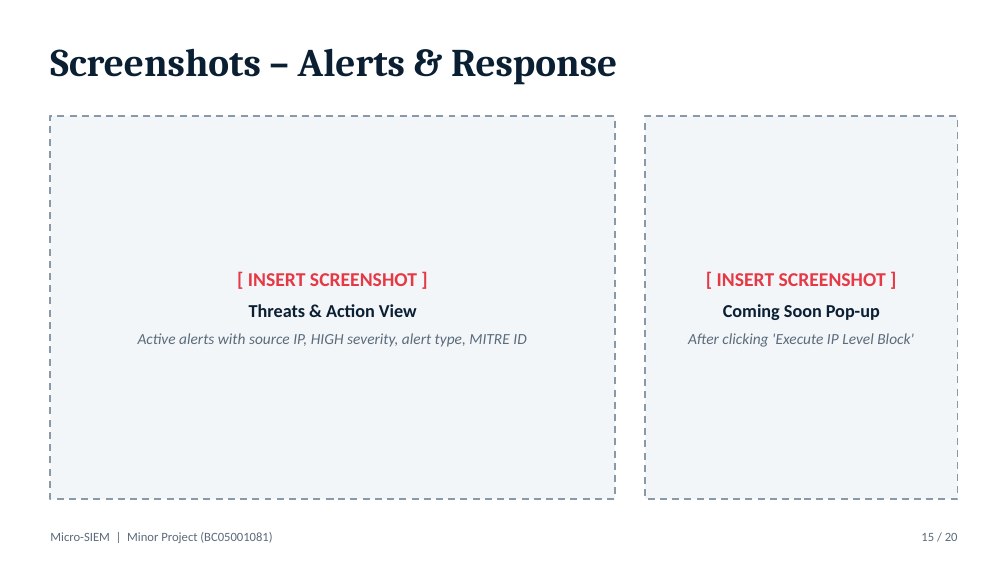
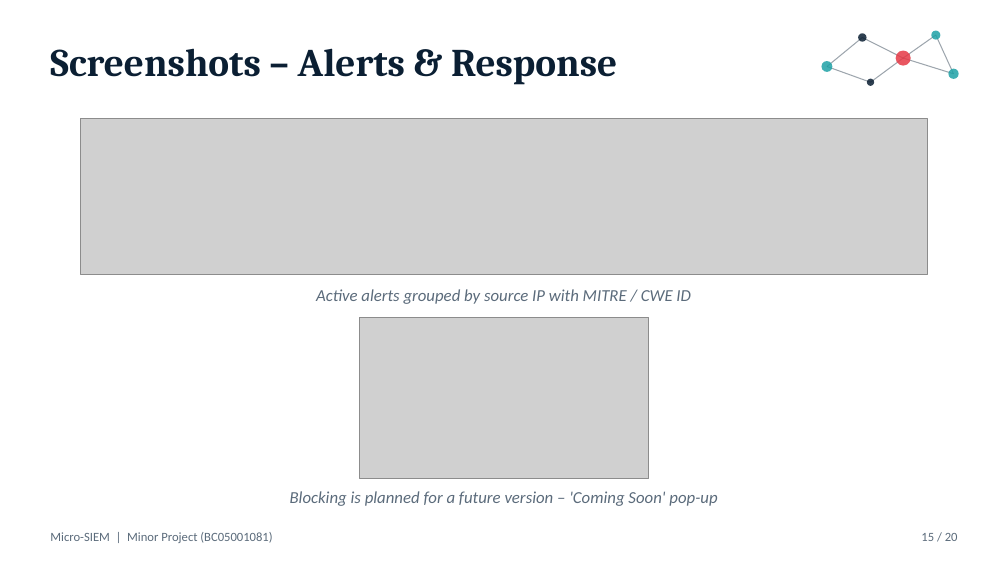
Before and after one commit to jay-sorathiya1/micro-siem, a slide deck: slide 15 of docs/Micro-SIEM.pptx. Drawn at 1008x567 pixels with LibreOffice and Linux fonts; fonts in the diff are those of the drawing; grey boxes stand for pictures. Boxes give left, top, right and bottom in pixels: in the first picture for what was removed or moved away, otherwise in the second. Text is boxed around its words. In the diff, an @@ line names an element or a change of style, - is before the commit and + after.

```diff
--- a/docs/Micro-SIEM.pptx
+++ b/docs/Micro-SIEM.pptx
@@ line added from (827, 67) to (862, 37), #0B1F33 0.75 pt @@
@@ ellipse added at (858,33,866,41), fill #0B1F33 at 85% opacity @@
@@ line added from (862, 37) to (903, 58), #0B1F33 0.75 pt @@
@@ line added from (871, 83) to (903, 58), #0B1F33 0.75 pt @@
@@ ellipse added at (895,50,910,66), fill #E63946 at 85% opacity @@
@@ line added from (903, 58) to (935, 35), #0B1F33 0.75 pt @@
@@ line added from (903, 58) to (954, 74), #0B1F33 0.75 pt @@
@@ ellipse added at (931,30,940,39), fill #1FA2A6 at 85% opacity @@
@@ line added from (935, 35) to (954, 74), #0B1F33 0.75 pt @@
@@ ellipse added at (822,61,833,73), fill #1FA2A6 at 85% opacity @@
@@ line added from (827, 67) to (871, 83), #0B1F33 0.75 pt @@
@@ ellipse added at (867,79,874,86), fill #0B1F33 at 85% opacity @@
@@ ellipse added at (949,69,959,79), fill #1FA2A6 at 85% opacity @@
@@ rectangle removed at (50,116,615,499) @@
@@ picture added at (81,119,927,274) @@
@@ rectangle removed at (645,116,958,499) @@
@@ text removed at (138,273,526,347) @@
-[ INSERT SCREENSHOT ]
-Threats & Action View
-Active alerts with source IP, HIGH severity, alert type, MITRE ID
@@ text added at (316,289,691,304), 12 pt, text #5B6B7B, italic @@
+Active alerts grouped by source IP with MITRE / CWE ID
@@ text removed at (688,273,914,347) @@
-[ INSERT SCREENSHOT ]
-Coming Soon Pop-up
-After clicking 'Execute IP Level Block'
@@ picture added at (360,318,649,479) @@
@@ text added at (290,491,717,506), 12 pt, text #5B6B7B, italic @@
+Blocking is planned for a future version – 'Coming Soon' pop-up
```
Also in this commit, not shown: 19 other slides changed, 16 other files.
